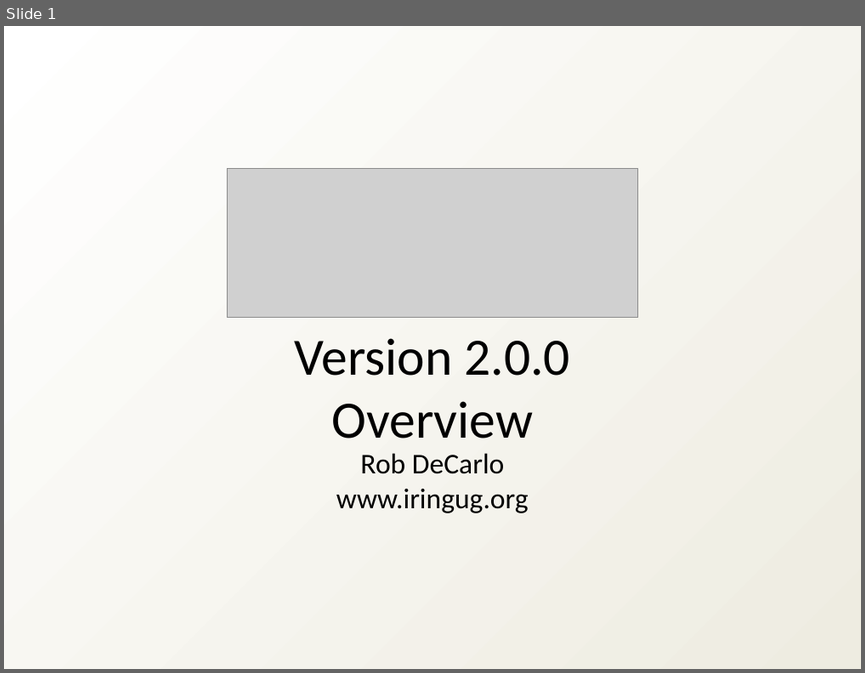
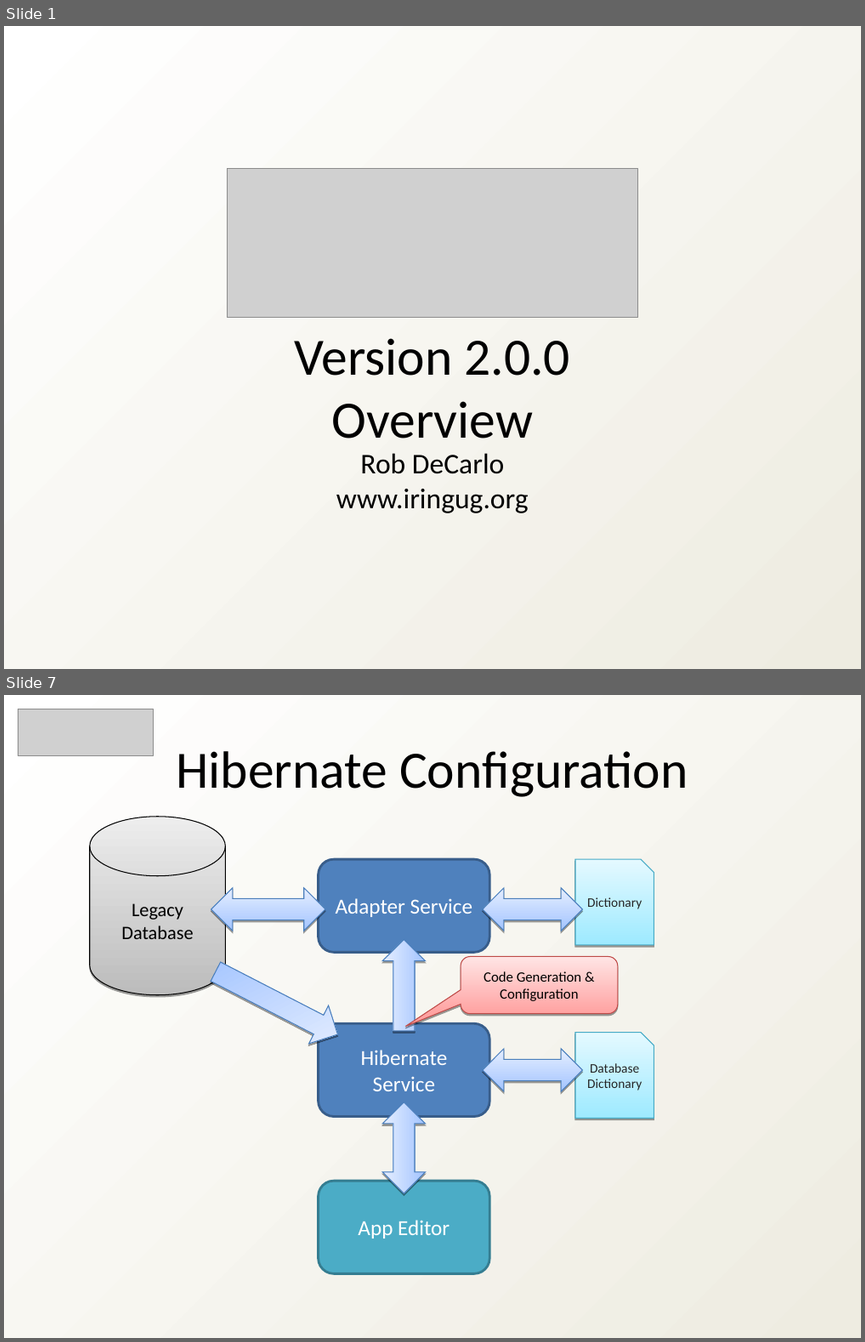
Before and after one commit to heyena/iring-tools, a slide deck: branches/2.0.x/Documentation/iRINGTools_Overview_v2.0.x.ppt. Shown one above the other, each under a label of ours: slide 1 before the commit, slides 1 and 7 after it; the slides between them are not shown. The pictures are 865x673 and 865x1342 pixels, drawn with LibreOffice and Linux fonts; fonts in the diff are those of the drawing; grey boxes stand for pictures. Boxes give left, top, right and bottom in pixels: in the first picture for what was removed or moved away, otherwise in the second. Text is boxed around its words. In the diff, an @@ line names an element or a change of style, - is before the commit and + after.

```diff
--- a/branches/2.0.x/Documentation/iRINGTools_Overview_v2.0.x.ppt
+++ b/branches/2.0.x/Documentation/iRINGTools_Overview_v2.0.x.ppt
@@ slide 7 added at [4,695,861,1338], background gradient #FFFFFF to #EEECE1 @@
@@ picture added at [18,709,154,756] @@
@@ text added at [176,751,687,797], 44 pt, text #000000 @@
+Hibernate Configuration
@@ cylinder added at [90,817,225,995], fill gradient #BCBCBC to #EDEDED, outline #000000 0.74 pt, 16 pt, text #000000 @@
+Legacy Database
@@ rounded rectangle added at [318,860,490,952], fill #4F81BD, outline #385D8A 2.01 pt, 18 pt, text #FFFFFF @@
+Adapter Service
@@ freeform shape added at [575,860,654,945], fill gradient #9EEAFF to #E4F9FF, outline #46AAC5 0.74 pt, 11 pt, text #262626 @@
+Dictionary
@@ left right arrow added at [211,888,325,930], fill gradient #A3C4FF to #E5EEFF, outline #4A7EBB 0.74 pt @@
@@ left right arrow added at [482,888,582,930], fill gradient #A3C4FF to #E5EEFF, outline #4A7EBB 0.74 pt @@
@@ left arrow added at [382,939,425,1030], fill gradient #A3C4FF to #E5EEFF, outline #4A7EBB 0.74 pt @@
@@ left arrow added at [205,953,347,1053], fill gradient #A3C4FF to #E5EEFF, outline #4A7EBB 0.74 pt @@
@@ rounded speech box added at [460,956,618,1014], fill gradient #FFA2A1 to #FFE5E5, outline #BE4B48 0.74 pt, 12 pt, text #000000 @@
+Code Generation & Configuration
@@ rounded rectangle added at [318,1023,490,1116], fill #4F81BD, outline #385D8A 2.01 pt, 18 pt, text #FFFFFF @@
+Hibernate Service
@@ left right arrow added at [482,1049,582,1092], fill gradient #A3C4FF to #E5EEFF, outline #4A7EBB 0.74 pt @@
@@ freeform shape added at [575,1032,654,1118], fill gradient #9EEAFF to #E4F9FF, outline #46AAC5 0.74 pt, 11 pt, text #262626 @@
+Database Dictionary
@@ left right arrow added at [382,1102,425,1193], fill gradient #A3C4FF to #E5EEFF, outline #4A7EBB 0.74 pt @@
@@ rounded rectangle added at [318,1181,490,1273], fill #4BACC6, outline #357D91 2.01 pt, 18 pt, text #FFFFFF @@
+App Editor
```
Also in this commit, not shown: 9 slides changed, 6 other slides added, 8 slides removed, 3 other files.
